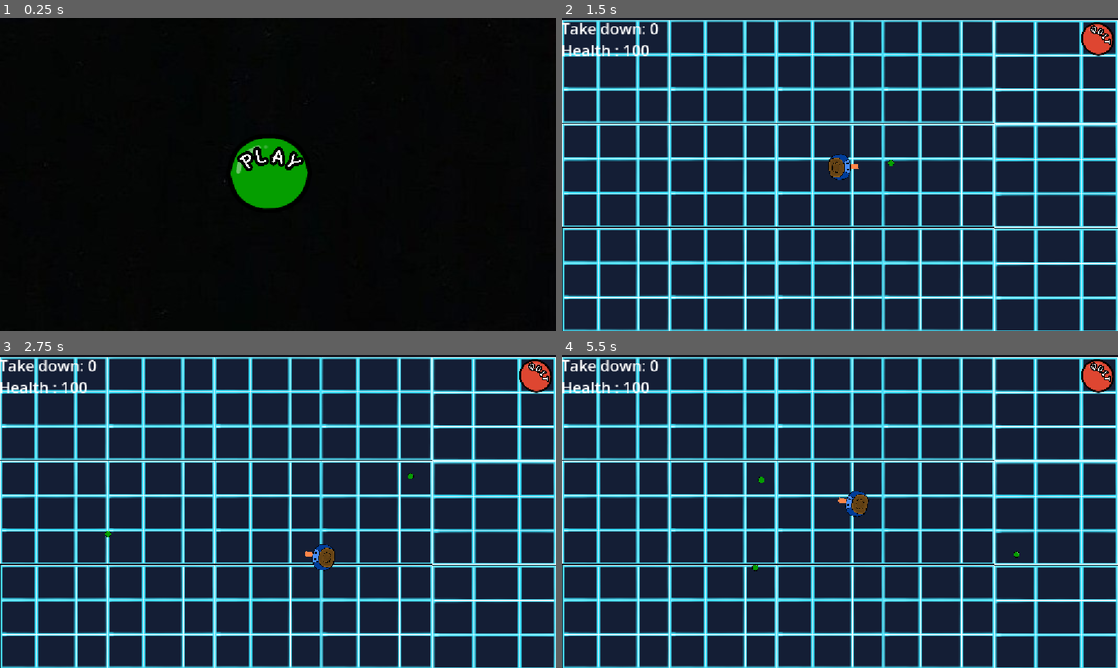
Above: before the commit, frames 1-4 (two rows, left to right).
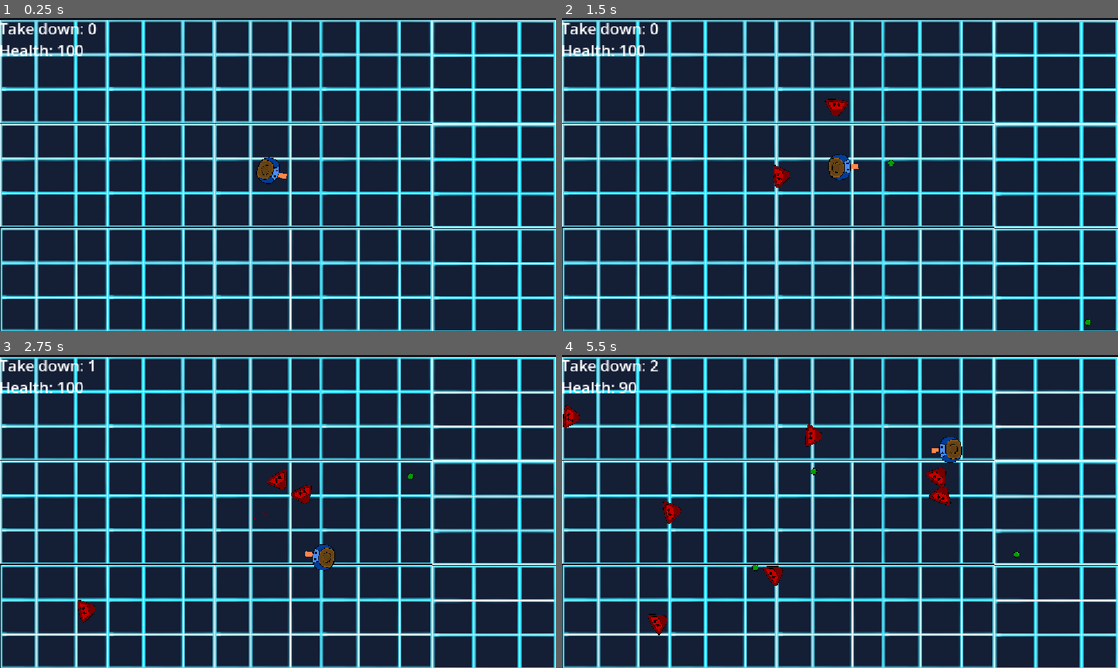
Above: after the commit, the same moments.

Repository: Hellscream-Dream/Game-Jam--Shooting-Game-
Game: Godot game, scene res://Scenes/game.tscn
Same seed, same stepped clock (60 frames per second), same inputs: the game is played once before the commit and once after it. Before the commit the project starts from res://Scenes/menu.tscn.
Inputs (mouse positions are in pixels of both pictures, inside the frame that each line leads up to):
- Up to frame 1 (0.25 s): no input
- Up to frame 2 (1.5 s): click (828, 171) at 0.52 s; move the mouse to (962, 158) at 1.27 s; hold D (right) from 1.28 s (still down); tap Space (shoot) at 1.35 s
- Up to frame 3 (2.75 s): move the mouse to (166, 527) at 2.02 s; release D (right) at 2.03 s; hold S (down) from 2.03 s (still down); tap Space (shoot) at 2.1 s
- Up to frame 4 (5.5 s): move the mouse to (895, 442) at 2.77 s; release S (down) at 2.78 s; hold D (right) 2.78-3.53 s; tap Space (shoot) every 0.75 s from 2.85 to 5.1 s; move the mouse to (812, 574) at 3.52 s; hold W (up) 3.53-4.28 s; move the mouse to (1006, 558) at 4.27 s; hold A (left) from 4.28 s (still down); move the mouse to (673, 464) at 5.02 s

The runs differ from the first frame. In frame 1, 99% of the frame differs, in the area x 0-100%, y 0-100%; in frame 2, 1.0%; in frame 3, 1.2%; in frame 4, 2.4%.

Commit message:
Revert "Merge branch 'main' of https://github.com/Hellscream-Dream/Game-Jam--Shooting-Game-"
This reverts commit 6738c34a1a7f9c02251dd59acbb323af8adf7e0c, reversing
changes made to 4ed9f1b3f52228d1e00b33ca0914115c82564507.

Diff:
--- a/Explosion.tscn
+++ /dev/null
@@ -1,32 +0,0 @@
-[gd_scene format=3 uid="uid://dnnyoe2hn3w12"]
-
-[ext_resource type="Script" path="res://explosion.gd" id="1_oxoqp"]
-
-[sub_resource type="Curve" id="Curve_o0x32"]
-_data = [Vector2(0, 1), 0.0, 0.0, 0, 0, Vector2(1, 0), 0.0, 0.0, 0, 0]
-point_count = 2
-
-[sub_resource type="CurveTexture" id="CurveTexture_ai44l"]
-curve = SubResource("Curve_o0x32")
-
-[sub_resource type="ParticleProcessMaterial" id="ParticleProcessMaterial_n4djn"]
-lifetime_randomness = 0.5
-particle_flag_disable_z = true
-angle_min = -720.0
-angle_max = 720.0
-direction = Vector3(1, 1, 0)
-spread = 180.0
-flatness = 1.0
-initial_velocity_min = 20.0
-initial_velocity_max = 50.0
-gravity = Vector3(0, 1, 0)
-scale_max = 3.0
-scale_curve = SubResource("CurveTexture_ai44l")
-
-[node name="Boum" type="GPUParticles2D" unique_id=1405948643]
-modulate = Color(0.46666667, 0, 0.003921569, 1)
-amount = 25
-explosiveness = 1.0
-randomness = 0.04
-process_material = SubResource("ParticleProcessMaterial_n4djn")
-script = ExtResource("1_oxoqp")
--- a/Particles/Explosion.tscn
+++ b/Particles/Explosion.tscn
@@ -20,8 +20,7 @@
 initial_velocity_min = 20.0
 initial_velocity_max = 50.0
 gravity = Vector3(0, 1, 0)
-scale_min = 23.51
-scale_max = 38.51
+scale_max = 3.0
 scale_curve = SubResource("CurveTexture_ai44l")
 
 [node name="Boum" type="GPUParticles2D" unique_id=1405948643]
--- a/Scenes/bullet.tscn
+++ b/Scenes/bullet.tscn
@@ -3,8 +3,6 @@
 [ext_resource type="Script" uid="uid://blmlhdfvwxlkb" path="res://Scripts/bullet.gd" id="1_xjght"]
 [ext_resource type="Texture2D" uid="uid://blodlo3mmv2ga" path="res://Asset/pois.png" id="2_oduel"]
 [ext_resource type="PackedScene" uid="uid://b1lcu3cjuw1aq" path="res://Particles/Explosion.tscn" id="3_ycag2"]
-[ext_resource type="AudioStream" uid="uid://dqkwgyhigaupw" path="res://Music/player gets hit by enemy.wav" id="4_6afsh"]
-[ext_resource type="AudioStream" uid="uid://bv3e2nnyfjixx" path="res://Music/bullet hits walls.wav" id="5_odot3"]
 
 [sub_resource type="CircleShape2D" id="CircleShape2D_0yooa"]
 radius = 25.019993
@@ -36,11 +34,4 @@
 amount = 20
 lifetime = 2.0
 
-[node name="enemyDeath" type="AudioStreamPlayer2D" parent="." unique_id=1765896942]
-stream = ExtResource("4_6afsh")
-volume_db = 7.0
-
-[node name="hitsWall" type="AudioStreamPlayer2D" parent="." unique_id=318513436]
-stream = ExtResource("5_odot3")
-
 [connection signal="timeout" from="life time" to="." method="_on_timer_timeout"]
--- a/Scenes/game.tscn
+++ b/Scenes/game.tscn
@@ -4,7 +4,6 @@
 [ext_resource type="Script" uid="uid://cldk8jitrc2k0" path="res://Scripts/game.gd" id="1_qxrlw"]
 [ext_resource type="Texture2D" uid="uid://djmkbykomqwk0" path="res://Untitled1_20261115115324.PNG" id="3_3dryh"]
 [ext_resource type="AudioStream" uid="uid://01lu0dxsjf8a" path="res://Music/gameplay music.wav" id="3_wrm1d"]
-[ext_resource type="Texture2D" uid="uid://kelfddsr04k7" path="res://Asset/Quit.png" id="4_3dryh"]
 
 [sub_resource type="WorldBoundaryShape2D" id="WorldBoundaryShape2D_0yooa"]
 normal = Vector2(0, 1)
@@ -16433,7 +16432,7 @@
 wait_time = 0.6
 autostart = true
 
-[node name="BackgroundMusic" type="AudioStreamPlayer2D" parent="." unique_id=625491466]
+[node name="AudioStreamPlayer2D" type="AudioStreamPlayer2D" parent="." unique_id=625491466]
 stream = ExtResource("3_wrm1d")
 autoplay = true
 
@@ -16536,20 +16535,4 @@
 scale = Vector2(0.2, 0.2)
 tile_set = SubResource("TileSet_ie1wr")
 
-[node name="SafeTime" type="Timer" parent="." unique_id=1270920512]
-wait_time = 5.0
-autostart = true
-
-[node name="Quit_Button" type="TextureButton" parent="." unique_id=762635249]
-offset_left = 1112.0
-offset_top = -19.000032
-offset_right = 2112.0
-offset_bottom = 980.99994
-rotation = 0.7886046
-scale = Vector2(0.08679094, 0.087596945)
-texture_normal = ExtResource("4_3dryh")
-texture_pressed = ExtResource("4_3dryh")
-
 [connection signal="timeout" from="Timer" to="." method="_on_timer_timeout"]
-[connection signal="timeout" from="SafeTime" to="." method="_on_safe_time_timeout"]
-[connection signal="pressed" from="Quit_Button" to="." method="_on_quit_button_pressed"]
--- a/Scenes/menu.tscn
+++ /dev/null
@@ -1,26 +0,0 @@
-[gd_scene format=3 uid="uid://brcdma6e2l2y"]
-
-[ext_resource type="Script" uid="uid://vju5sjm4m56c" path="res://menu.gd" id="1_cayip"]
-[ext_resource type="Texture2D" uid="uid://dryqdavwpu55u" path="res://Asset/Negro liso.jpg" id="2_cayip"]
-[ext_resource type="Texture2D" uid="uid://c8yswf105j16m" path="res://Asset/Play button.png" id="3_158mb"]
-
-[node name="Menu" type="Node2D" unique_id=100150384]
-script = ExtResource("1_cayip")
-
-[node name="TextureRect" type="TextureRect" parent="." unique_id=987939058]
-offset_right = 40.0
-offset_bottom = 40.0
-scale = Vector2(2.16943, 2.1728296)
-texture = ExtResource("2_cayip")
-
-[node name="TextureButton" type="TextureButton" parent="TextureRect" unique_id=529254974]
-layout_mode = 0
-offset_left = 205.12302
-offset_top = 97.108406
-offset_right = 1205.123
-offset_bottom = 1097.1084
-scale = Vector2(0.1, 0.1)
-texture_normal = ExtResource("3_158mb")
-texture_pressed = ExtResource("3_158mb")
-
-[connection signal="pressed" from="TextureRect/TextureButton" to="." method="_on_texture_button_pressed"]
--- a/Scenes/player.tscn
+++ b/Scenes/player.tscn
@@ -3,8 +3,6 @@
 [ext_resource type="Script" uid="uid://bter6ntj13br5" path="res://Scripts/player.gd" id="1_4flbx"]
 [ext_resource type="Texture2D" uid="uid://dncs1va8xc76j" path="res://Asset/player.png" id="2_cvnsp"]
 [ext_resource type="Texture2D" uid="uid://dmk3ff6w2nko8" path="res://Asset/chapeau.png" id="3_6t5aa"]
-[ext_resource type="AudioStream" uid="uid://bfxnc68x56y2t" path="res://Music/shoot.wav" id="4_vgqql"]
-[ext_resource type="AudioStream" uid="uid://bwqd8jbs6yvpt" path="res://Music/player start or revive.wav" id="5_fkybt"]
 
 [sub_resource type="CapsuleShape2D" id="CapsuleShape2D_0yooa"]
 radius = 52.77778
@@ -44,11 +42,4 @@
 [node name="immune time" type="Timer" parent="." unique_id=639046271]
 wait_time = 0.5
 
-[node name="ShootSFX" type="AudioStreamPlayer2D" parent="." unique_id=186506623]
-stream = ExtResource("4_vgqql")
-volume_db = 5.0
-
-[node name="ReviveSFX" type="AudioStreamPlayer2D" parent="." unique_id=1128162432]
-stream = ExtResource("5_fkybt")
-
 [connection signal="timeout" from="immune time" to="." method="_on_immune_time_timeout"]
--- a/Scripts/bullet.gd
+++ b/Scripts/bullet.gd
@@ -4,8 +4,6 @@
 const SPEED = 10
 static var takeDown = 0
 @onready var explosion = $Boum
-@onready var enemyDeath = $enemyDeath
-@onready var hitsWall = $hitsWall
 
 func _process(delta: float) -> void:
 	global_position += direction * SPEED
@@ -28,11 +26,8 @@
 		get_tree().call_group("game", "update_score", takeDown)
 		explosion.restart()
 		explosion.reparent(get_tree().current_scene, true)
-		enemyDeath.play()
-		enemyDeath.reparent(get_tree().current_scene, true)
 		body.queue_free()
 		queue_free()
 		return
 	if body.is_in_group("walls"):
 		direction = direction.bounce(collision.get_normal())
-		hitsWall.play()
--- a/Scripts/game.gd
+++ b/Scripts/game.gd
@@ -2,33 +2,20 @@
 
 var enemy_scene = preload("res://Scenes/Enemy.tscn")
 @onready var player = $Player
-var enemyCanSpawn = false
 
 func _on_timer_timeout() -> void:
-	if enemyCanSpawn:
-		var enemy = enemy_scene.instantiate()
+	var enemy = enemy_scene.instantiate()
 
-		enemy.global_position = player.global_position
+	enemy.global_position = player.global_position
 
-		while enemy.global_position.distance_squared_to(player.global_position) < 10000:
-			enemy.global_position.x = randi_range(0, get_viewport_rect().size.x)
-			enemy.global_position.y = randi_range(0, get_viewport_rect().size.y)
+	while enemy.global_position.distance_squared_to(player.global_position) < 10000:
+		enemy.global_position.x = randi_range(0, get_viewport_rect().size.x)
+		enemy.global_position.y = randi_range(0, get_viewport_rect().size.y)
 
-		add_child(enemy)
+	add_child(enemy)
 
 func update_score(score : int ) -> void:
-	$HUD/ScoreLabel.text = "Takedown: %d"  %score
+	$HUD/ScoreLabel.text = "Take down: %d"  %score
 
 func update_life(life : int ) -> void:
 	$HUD/LifeLabel.text = "Health: %d"  %life
-
-func update_life(life : int ) -> void:
-	$HUD/LifeLabel.text = "Health: %d"  %life
-
-func _on_safe_time_timeout() -> void:
-	enemyCanSpawn = true
-
-#######################################################################
-#Code fait par Anaïs:
-func _on_quit_button_pressed() -> void:
-	get_tree().change_scene_to_file("res://Scenes/menu.tscn")
--- a/Scripts/player.gd
+++ b/Scripts/player.gd
@@ -3,8 +3,6 @@
 const SPEED = 200
 var bullet_scene = preload("res://Scenes/bullet.tscn")
 @onready var shooty_part = $ShootyPart
-@onready var shoot_SFX = $ShootSFX
-@onready var revive_SFX = $ReviveSFX
 var isReloading = false
 var isImmune = false
 static var bonusHp = 0
@@ -12,7 +10,6 @@
 
 func _ready() -> void:
 	get_tree().call_group("game", "update_life", health)
-	revive_SFX.play()
 
 func _physics_process(delta: float) -> void:
 	look_at(get_global_mouse_position())
@@ -23,7 +20,6 @@
 
 	if Input.is_action_just_pressed("shoot"):
 		var bullet = bullet_scene.instantiate()
-		shoot_SFX.play()
 		bullet.global_position = shooty_part.global_position
 		bullet.direction = (get_global_mouse_position() - global_position).normalized()
 		$/root/Game.add_child(bullet)
--- a/menu.gd
+++ /dev/null
@@ -1,15 +0,0 @@
-extends Node2D
-
-
-# Called when the node enters the scene tree for the first time.
-func _ready() -> void:
-	pass # Replace with function body.
-
-
-# Called every frame. 'delta' is the elapsed time since the previous frame.
-func _process(delta: float) -> void:
-	pass
-
-
-func _on_texture_button_pressed() -> void:
-	get_tree().change_scene_to_file("res://Scenes/game.tscn")
--- a/project.godot
+++ b/project.godot
@@ -11,7 +11,7 @@
 [application]
 
 config/name="Shooting jam"
-run/main_scene="uid://brcdma6e2l2y"
+run/main_scene="uid://dush0bxwf7jb"
 config/features=PackedStringArray("4.7", "Mobile")
 
 [display]
Binary file removed: Asset/Negro liso.jpg
Not shown, removed: Asset/Negro liso.jpg.import
Binary file removed: Asset/Play button.png
Not shown, removed: Asset/Play button.png.import
Binary file removed: Asset/Quit.png
Not shown, removed: Asset/Quit.png.import
Not shown, removed: menu.gd.uid
